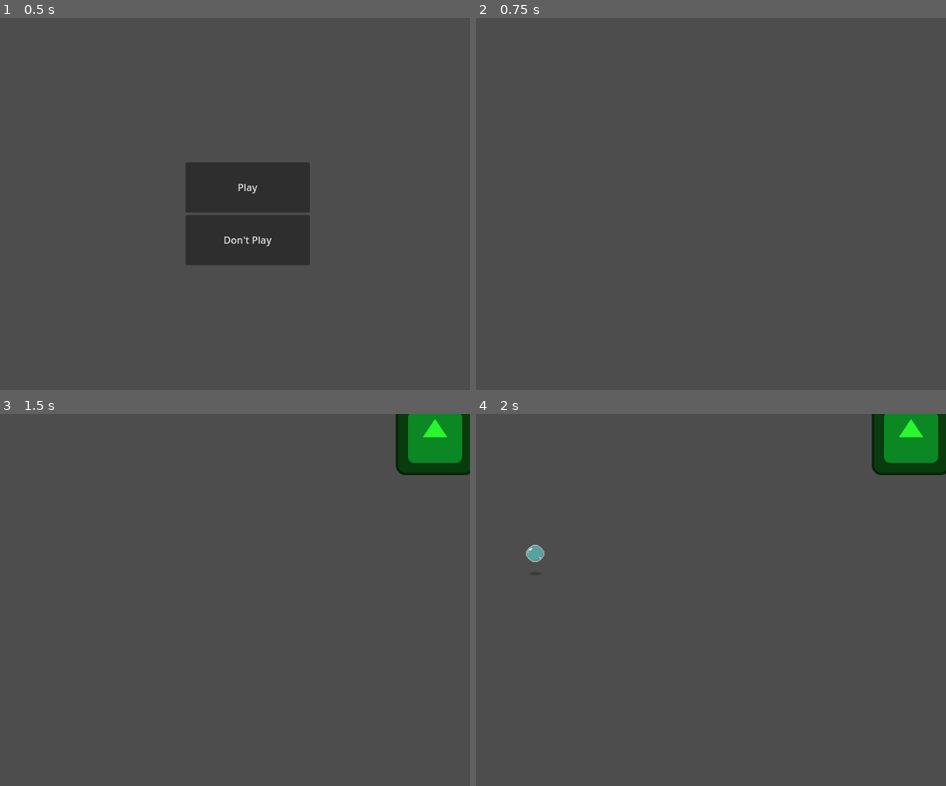
Above: before the commit, frames 1-4 (two rows, left to right).
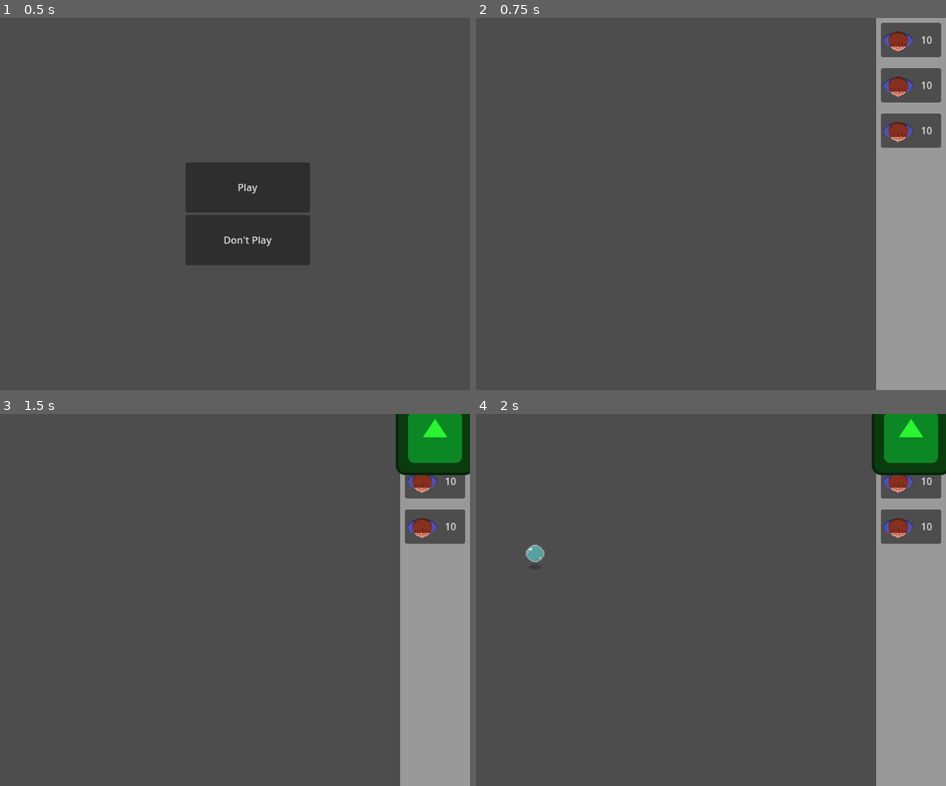
Above: after the commit, the same moments.

Repository: benxutech/bubble-tower-defense
Game: Godot game, scene res://Scenes/Menu/menu.tscn
Same seed, same stepped clock (60 frames per second), same inputs: the game is played once before the commit and once after it. The engine's default icon, where the game draws it, is replaced by a stand-in: a white triangle on a blue panel in a dark square.
Inputs (mouse positions are in pixels of both pictures, inside the frame that each line leads up to):
- Up to frame 1 (0.5 s): no input
- Up to frame 2 (0.75 s): click "Play" at 0.5 s
- Up to frame 3 (1.5 s): click (437, 436) at 1.25 s, where only the run after the commit has a clickable "10"
- Up to frame 4 (2 s): no input

Frame 1 is identical in both runs. In frame 2, 12% of the frame differs, in the area x 85-100%, y 0-100%; in frame 3, 11%; in frame 4, 11%.

Commit message:
menu & new poke sprite

Diff:
--- a/Scenes/Bubbles/BaseBubble.tscn
+++ b/Scenes/Bubbles/BaseBubble.tscn
@@ -52,6 +52,8 @@
 autostart = true
 
 [node name="ShadowSprite" type="AnimatedSprite2D" parent="."]
+position = Vector2(0, -16)
+scale = Vector2(1, 1.5)
 sprite_frames = SubResource("SpriteFrames_622ai")
 
 [node name="Area2D" type="Area2D" parent="."]
--- a/Scenes/Maps/BaseMap.tscn
+++ b/Scenes/Maps/BaseMap.tscn
@@ -1,9 +1,41 @@
-[gd_scene load_steps=3 format=3 uid="uid://cebwiqq8wyobx"]
+[gd_scene load_steps=5 format=3 uid="uid://cebwiqq8wyobx"]
 
 [ext_resource type="Script" path="res://Scenes/Maps/base_map_1.gd" id="1_scobg"]
 [ext_resource type="PackedScene" uid="uid://ctt8x6tspnqly" path="res://Scenes/Spawner/SpawnerPath.tscn" id="2_vt0d2"]
+[ext_resource type="Texture2D" uid="uid://t076228ahugp" path="res://Assets/Tower/towertopdown.png" id="3_qkkda"]
+
+[sub_resource type="StyleBoxFlat" id="StyleBoxFlat_pecuy"]
+content_margin_left = 8.0
+content_margin_top = 8.0
+content_margin_right = 8.0
+content_margin_bottom = 8.0
 
 [node name="BaseMap" type="Node2D"]
 script = ExtResource("1_scobg")
 
 [node name="SpawnerPath" parent="." instance=ExtResource("2_vt0d2")]
+
+[node name="PanelContainer" type="PanelContainer" parent="."]
+offset_left = 910.0
+offset_right = 1024.0
+offset_bottom = 608.0
+theme_override_styles/panel = SubResource("StyleBoxFlat_pecuy")
+
+[node name="VBoxContainer" type="VBoxContainer" parent="PanelContainer"]
+layout_mode = 2
+theme_override_constants/separation = 18
+
+[node name="Button" type="Button" parent="PanelContainer/VBoxContainer"]
+layout_mode = 2
+text = "10"
+icon = ExtResource("3_qkkda")
+
+[node name="Button2" type="Button" parent="PanelContainer/VBoxContainer"]
+layout_mode = 2
+text = "10"
+icon = ExtResource("3_qkkda")
+
+[node name="Button3" type="Button" parent="PanelContainer/VBoxContainer"]
+layout_mode = 2
+text = "10"
+icon = ExtResource("3_qkkda")
Binary file added: Assets/Tower/armpoke.png
Not shown, added: Assets/Tower/armpoke.png.import
Binary file added: Assets/Tower/towertopdown.png
Not shown, added: Assets/Tower/towertopdown.png.import
Not shown: 1 places in Scenes/Bubbles/bubble.tres that only renumber resources
